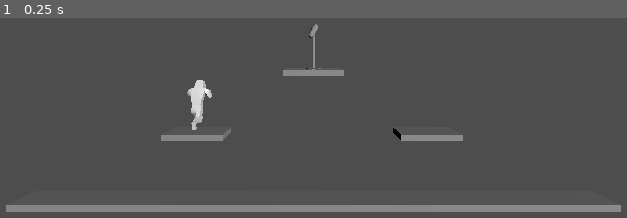
Above: before the commit, frame 1.
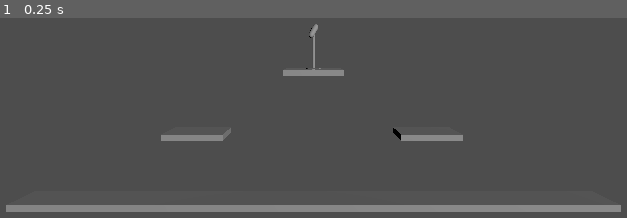
Above: after the commit, the same moment.

Repository: Dethcrvsh/mortal-democracy
Game: Godot game, scene res://scenes/main.tscn
Two runs of this game, one before a commit and one after it. Both use one fixed random seed, a clock stepped at 60 frames per second and the inputs below.
Inputs:
- Up to frame 1 (0.25 s): no input

The runs differ from the first frame. In frame 1, 0.5% of the frame differs, in the area x 29-34%, y 31-56%.

Commit message:
Added functionality for spawning players

Diff:
--- a/scenes/Map1.tscn
+++ b/scenes/Map1.tscn
@@ -1,8 +1,7 @@
-[gd_scene load_steps=4 format=3 uid="uid://be7ab3g8m2wev"]
+[gd_scene load_steps=3 format=3 uid="uid://bceevbvq4qyh6"]
 
 [ext_resource type="PackedScene" uid="uid://da4bmar1xqjac" path="res://scenes/Platform1.tscn" id="1_2wfer"]
-[ext_resource type="PackedScene" uid="uid://b7p316tpqry1e" path="res://scenes/player.tscn" id="2_1ow17"]
-[ext_resource type="PackedScene" uid="uid://gjj2shypyqs" path="res://scenes/Goal.tscn" id="2_8vwla"]
+[ext_resource type="PackedScene" path="res://scenes/Goal.tscn" id="2_8vwla"]
 
 [node name="Map1" type="Node3D"]
 transform = Transform3D(5, 0, 0, 0, 5, 0, 0, 0, 5, 0, 0, 0)
@@ -24,8 +23,19 @@
 [node name="Goal" parent="." instance=ExtResource("2_8vwla")]
 transform = Transform3D(1, 0, 0, 0, 1, 0, 0, 0, 1, 2, 4.5, 0)
 
-[node name="Player" parent="." instance=ExtResource("2_1ow17")]
-transform = Transform3D(1, 0, 0, 0, 1, 0, 0, 0, 1, -1.97586, 3.80287, 0)
-
 [node name="DirectionalLight3D" type="DirectionalLight3D" parent="."]
 transform = Transform3D(0.704095, -0.478814, 0.524392, 0.384011, 0.877916, 0.286003, -0.597315, -8.64267e-07, 0.802007, 0, 0, 0)
+
+[node name="SpawnPoints" type="Node3D" parent="."]
+
+[node name="1" type="Node3D" parent="SpawnPoints"]
+transform = Transform3D(1, 0, 0, 0, 1, 0, 0, 0, 1, -1.98, 2.442, 0)
+
+[node name="2" type="Node3D" parent="SpawnPoints"]
+transform = Transform3D(1, 0, 0, 0, 1, 0, 0, 0, 1, -4.692, 2, 0)
+
+[node name="3" type="Node3D" parent="SpawnPoints"]
+transform = Transform3D(1, 0, 0, 0, 1, 0, 0, 0, 1, 3.451, 2.635, 0)
+
+[node name="4" type="Node3D" parent="SpawnPoints"]
+transform = Transform3D(1, 0, 0, 0, 1, 0, 0, 0, 1, 0, 1, 0)
--- a/scenes/main.tscn
+++ b/scenes/main.tscn
@@ -1,11 +1,17 @@
-[gd_scene load_steps=2 format=3 uid="uid://dgtg5ert1uumb"]
+[gd_scene load_steps=4 format=3 uid="uid://b6pglpdw3pavw"]
 
-[ext_resource type="PackedScene" uid="uid://be7ab3g8m2wev" path="res://scenes/Map1.tscn" id="1_61mrf"]
+[ext_resource type="PackedScene" uid="uid://bceevbvq4qyh6" path="res://scenes/Map1.tscn" id="1_61mrf"]
+[ext_resource type="Script" path="res://scripts/PlayerHandler.gd" id="2_ed27k"]
+[ext_resource type="Script" path="res://scenes/map.gd" id="2_h5ook"]
 
 [node name="main" type="Node3D"]
 
-[node name="Map1" parent="." instance=ExtResource("1_61mrf")]
+[node name="Map1" parent="." groups=["maps"] instance=ExtResource("1_61mrf")]
 transform = Transform3D(1, 0, 0, 0, 1, 0, 0, 0, 1, 0, 0, 0)
+script = ExtResource("2_h5ook")
 
 [node name="Camera3D" type="Camera3D" parent="."]
 transform = Transform3D(1, 0, 0, 0, 1, 0, 0, 0, 1, 2, 5, 10)
+
+[node name="PlayerHandler" type="Node3D" parent="."]
+script = ExtResource("2_ed27k")
--- /dev/null
+++ b/scenes/map.gd
@@ -0,0 +1,21 @@
+extends Node3D
+
+@onready var SPAWN_NODE = get_node("SpawnPoints")
+
+var spawn_points = []
+
+# Called when the node enters the scene tree for the first time.
+func _ready():
+	# Initialize the spawn point
+	for point in SPAWN_NODE.get_children():
+		spawn_points.append(point.get_position())
+
+func get_spawn_point(index: int) -> Vector3:
+	if index < spawn_points.size():
+		return spawn_points[index]
+	else:
+		return Vector3(0, 0, 0)
+
+# Called every frame. 'delta' is the elapsed time since the previous frame.
+func _process(delta):
+	pass
--- /dev/null
+++ b/scripts/PlayerHandler.gd
@@ -0,0 +1,27 @@
+extends Node3D
+
+# Keep track of the currently spawned players
+var players = []
+
+@onready var player_node = load("res://scenes/player.tscn")
+@onready var map = get_tree().get_first_node_in_group("maps")
+
+func set_map(map_node) -> void:
+	map = map_node
+
+func spawn_new_player() -> void:
+	var player_index = players.size()
+
+	# Get the spawn point for the new player
+	var spawn_pos = map.get_spawn_point(player_index)
+
+	var player = player_node.instantiate()
+	player.position += spawn_pos
+	player.set_player(player_index)
+
+	add_child(player)
+	players.append(player)
+
+# Called every frame. 'delta' is the elapsed time since the previous frame.
+func _process(delta):
+	pass
--- a/scripts/player.gd
+++ b/scripts/player.gd
@@ -3,10 +3,13 @@
 
 const SPEED = 10
 const JUMP_VELOCITY = 25
-const PLAYER_CONST = "p1"
+var player = ""
 
 # Get the gravity from the project settings to be synced with RigidBody nodes.
 var gravity = ProjectSettings.get_setting("physics/3d/default_gravity")
+
+func set_player(index: int) -> void:
+	player = "p" + str(index + 1)
 
 func _physics_process(delta):
 	# Add the gravity.
@@ -14,12 +17,12 @@
 		velocity.y -= gravity * delta
 
 	# Handle Jump.
-	if Input.is_action_just_pressed("jump_" + PLAYER_CONST) and is_on_floor():
+	if Input.is_action_just_pressed("jump_" + player) and is_on_floor():
 		velocity.y = JUMP_VELOCITY
 
 	# Get the input direction and handle the movement/deceleration.
 	# As good practice, you should replace UI actions with custom gameplay actions.
-	var input_dir = Input.get_vector("left_" + PLAYER_CONST, "right_" + PLAYER_CONST, "ui_up", "ui_down")
+	var input_dir = Input.get_vector("left_" + player, "right_" + player, "ui_up", "ui_down")
 	if input_dir.x != 0:
 		velocity.x = input_dir.x * SPEED
 	else:
Not shown: 1 places in scenes/player.tscn that only renumber resources
